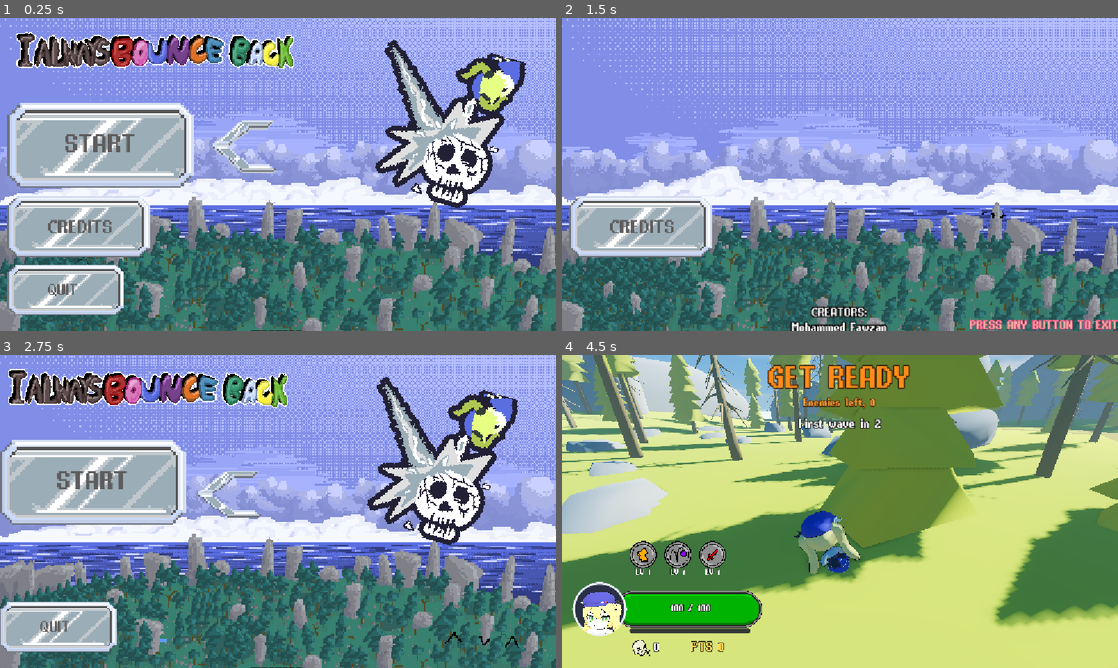
Above: before the commit, frames 1-4 (two rows, left to right).
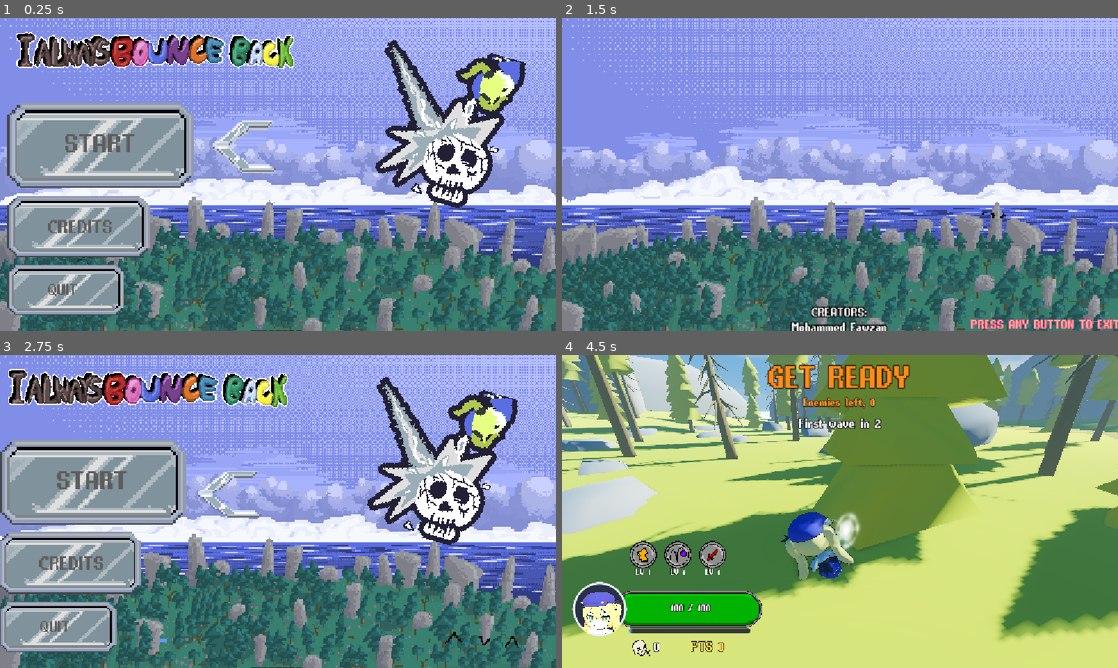
Above: after the commit, the same moments.

Repository: vvvwiwvvv/IAlwaysBounceBack
Game: Godot game, scene res://scenes/menu.tscn
Same seed, same stepped clock (60 frames per second), same inputs: the game is played once before the commit and once after it.
Inputs (mouse positions are in pixels of both pictures, inside the frame that each line leads up to):
- Up to frame 1 (0.25 s): no input
- Up to frame 2 (1.5 s): click "CREDITS" at 0.5 s; move the mouse to (962, 158) at 1.27 s; hold D from 1.28 s (still down); right-click (962, 158) at 1.35 s; click (962, 158) at 1.42 s
- Up to frame 3 (2.75 s): move the mouse to (166, 527) at 2.02 s; release D at 2.03 s; hold S from 2.03 s (still down); click (166, 527) at 2.1 s
- Up to frame 4 (4.5 s): release S at 2.75 s; click "START" at 2.75 s; move the mouse to (851, 505) at 3.52 s; hold W (move_forward) from 3.53 s (still down); tap Ctrl (roll) at 3.6 s; click (851, 505) at 3.67 s; move the mouse to (834, 517) at 4.27 s; tap B at 4.35 s; click (834, 517) at 4.42 s

The runs differ from the first frame. In frame 1, 14% of the frame differs, in the area x 1-35%, y 27-95%; in frame 2, 5.1%; in frame 3, 14%; in frame 4, 17%, in the area x 0-100%, y 0-92%.

Commit message:
various bug fixes

Diff:
--- a/i-always-bounce-back/project.godot
+++ b/i-always-bounce-back/project.godot
@@ -28,12 +28,17 @@
 
 attack={
 "deadzone": 0.2,
-"events": [Object(InputEventMouseButton,"resource_local_to_s …(202 unchanged characters)… ctor2(0, 0),"factor":1.0,"button_index":1,"canceled":false,"pressed":false,"double_click":false,"script":null)
+"events": [Object(InputEventMouseButton,"resource_local_to_s …(202 unchanged characters)… ctor2(0, 0),"factor":1.0,"button_index":2,"canceled":false,"pressed":false,"double_click":false,"script":null)
 ]
 }
 charge={
 "deadzone": 0.2,
-"events": [Object(InputEventMouseButton,"resource_local_to_s …(202 unchanged characters)… ctor2(0, 0),"factor":1.0,"button_index":2,"canceled":false,"pressed":false,"double_click":false,"script":null)
+"events": [Object(InputEventMouseButton,"resource_local_to_s …(202 unchanged characters)… ctor2(0, 0),"factor":1.0,"button_index":1,"canceled":false,"pressed":false,"double_click":false,"script":null)
+]
+}
+special={
+"deadzone": 0.2,
+"events": [Object(InputEventKey,"resource_local_to_scene":false,"resource_name":"","device":-1,"window_id":0,"alt_pressed":false,"shift_pressed":false,"ctrl_pressed":false,"meta_pressed":false,"pressed":false,"keycode":0,"physical_keycode":81,"key_label":0,"unicode":113,"location":0,"echo":false,"script":null)
 ]
 }
 
--- a/i-always-bounce-back/scenes/Charge.gd
+++ b/i-always-bounce-back/scenes/Charge.gd
@@ -1,6 +1,3 @@
-# CODE FOR CAMERA, SOME 3D MODELS SUCH AS BAT, CAMERA CODE: GDquest
-# 3D MODELS: SKETCHFAB
-# BOUNCING BALL / CHARGING AND PARTICLES: Kenny.nl AND GodotAcademy.io
 
 extends Node
 
--- a/i-always-bounce-back/scenes/menu.tscn
+++ b/i-always-bounce-back/scenes/menu.tscn
@@ -528,10 +528,10 @@
 [node name="credithelper" type="Label" parent="." unique_id=1553478586]
 z_index = 3
 layout_mode = 0
-offset_left = 843.0
-offset_top = 652.0
-offset_right = 1222.0
-offset_bottom = 680.0
+offset_left = 846.0
+offset_top = 651.0
+offset_right = 1225.0
+offset_bottom = 679.0
 text = "PRESS ANY BUTTON TO EXIT"
 label_settings = SubResource("LabelSettings_mqypj")
 
@@ -557,9 +557,9 @@
 offset_right = 400.0
 offset_bottom = 342.0
 scale = Vector2(1.0629964, 1.0629964)
-texture_normal = ExtResource("2_13sgg")
+texture_normal = ExtResource("3_v86rl")
 texture_pressed = ExtResource("2_g3eks")
-texture_hover = ExtResource("3_v86rl")
+texture_hover = ExtResource("2_13sgg")
 ignore_texture_size = true
 stretch_mode = 4
 
@@ -584,9 +584,9 @@
 offset_right = 400.00003
 offset_bottom = 678.00006
 scale = Vector2(0.6271879, 0.6271879)
-texture_normal = ExtResource("2_13sgg")
+texture_normal = ExtResource("3_v86rl")
 texture_pressed = ExtResource("2_g3eks")
-texture_hover = ExtResource("3_v86rl")
+texture_hover = ExtResource("2_13sgg")
 ignore_texture_size = true
 stretch_mode = 0
 
@@ -611,9 +611,9 @@
 offset_right = 400.00006
 offset_bottom = 535.0
 scale = Vector2(0.7640537, 0.7640537)
-texture_normal = ExtResource("2_13sgg")
+texture_normal = ExtResource("3_v86rl")
 texture_pressed = ExtResource("2_g3eks")
-texture_hover = ExtResource("3_v86rl")
+texture_hover = ExtResource("2_13sgg")
 ignore_texture_size = true
 stretch_mode = 0
 
@@ -630,7 +630,7 @@
 label_settings = SubResource("LabelSettings_wq7lk")
 
 [node name="icon" type="TextureRect" parent="." unique_id=2110225116]
-z_index = 1
+z_index = 4
 texture_filter = 1
 layout_mode = 0
 offset_left = 785.0
--- a/i-always-bounce-back/scripts/camera_rig.gd
+++ b/i-always-bounce-back/scripts/camera_rig.gd
@@ -1,6 +1,3 @@
-# CODE FOR CAMERA, SOME 3D MODELS SUCH AS BAT, CAMERA CODE: GDquest
-# 3D MODELS: SKETCHFAB
-# BOUNCING BALL / CHARGING AND PARTICLES: Kenny.nl AND GodotAcademy.io
 
 extends Node3D
 
--- a/i-always-bounce-back/scripts/game.gd
+++ b/i-always-bounce-back/scripts/game.gd
@@ -1,6 +1,3 @@
-# CODE FOR CAMERA, SOME 3D MODELS SUCH AS BAT, CAMERA CODE: GDquest
-# 3D MODELS: SKETCHFAB
-# BOUNCING BALL / CHARGING AND PARTICLES: Kenny.nl AND GodotAcademy.io
 
 extends Node
 
--- a/i-always-bounce-back/scripts/menu.gd
+++ b/i-always-bounce-back/scripts/menu.gd
@@ -13,7 +13,7 @@
 @onready var creditplayer = $creditsAnim
 @onready var titleplayer = $titleAnim
 @onready var help = $credithelper
-var incredits = false
+var incredits = 0
 
 func _ready() -> void:
 	rect.color = Color(0, 0, 0, 1)
@@ -47,9 +47,10 @@
 
 var t2: Tween
 func btn_hover(btn: TextureButton, target: Vector2, duration: float = 1.0) -> void:
-	if incredits:
+	if incredits == 1 or incredits == 2:
 		return
-	sound(s1)
+	if target.x < 0:
+		sound(s1)
 	var pos
 	if btn == start:
 		pos = p1 + target
@@ -62,7 +63,9 @@
 	t2.set_ease(Tween.EASE_IN_OUT)
 	t2.tween_property(btn, "position", pos, duration)
 
-const s1 = preload("res://audio/click(3).wav")
+const s1 = preload("res://audio/hover.ogg")
+const s2 = preload("res://audio/confirm.ogg")
+
 func sound(stream: AudioStream) -> void:
 	var player = AudioStreamPlayer.new()
 	player.stream = stream
@@ -78,34 +81,42 @@
 	await tween.finished
 
 func _on_texture_button_pressed() -> void: #start
+	sound(s2)
+	glide_hover($icon, Vector2(415,160), 0.5)
 	await fade(0.5)
 	get_tree().change_scene_to_file("res://scenes/main.tscn")
 
 
 func _on_texture_button_2_pressed() -> void: #quit
-	await fade(0.5)
+	sound(s2)
+	glide_hover($icon, Vector2(415,160), 0.5)
+	await fade(0.75)
+	await get_tree().create_timer(0.75).timeout
 	get_tree().quit()
 
 @onready var moveables: Array[Node]= [$startBtn,$quitBtn,$creditsBtn,$icon,$title,$hoverBtn,]
 func _on_texture_button_3_pressed() -> void: #credits
+	sound(s2)
 	creditplayer.play("move")
 	titleplayer.pause()
-
+	credits.release_focus()
 	glide_to(help, Vector2(0,-30),0.1)
-
+	incredits = 1
 	for child in get_children():
 		if child in moveables:
 			glide_to(child, Vector2(-1500,0),0.75)
 	await get_tree().create_timer(1.0).timeout
-	incredits = true
+	incredits = 2
+
 
 
 
 func _unhandled_input(event: InputEvent) -> void:
 	var key: bool = event is InputEventKey and event.pressed
 	var click: bool = event is InputEventMouseButton and event.pressed
-	if (key or click) and incredits:
-		incredits = false
+	if (key or click) and incredits == 2:
+		sound(s2)
+		incredits = 0
 		creditplayer.stop()
 		glide_to(help, Vector2(0,30),0.1)
 		for child in get_children():
--- a/i-always-bounce-back/scripts/player.gd
+++ b/i-always-bounce-back/scripts/player.gd
@@ -1,7 +1,4 @@
 # ALL CODE WAS DOWNLOADED FROM GDQUEST
-# CODE FOR CAMERA, SOME 3D MODELS SUCH AS BAT, CAMERA CODE: GDquest
-# 3D MODELS: SKETCHFAB
-# BOUNCING BALL / CHARGING AND PARTICLES: Kenny.nl AND GodotAcademy.io
 
 extends CharacterBody3D
 
--- a/i-always-bounce-back/scripts/spirit_ability.gd
+++ b/i-always-bounce-back/scripts/spirit_ability.gd
@@ -1,6 +1,3 @@
-# CODE FOR CAMERA, SOME 3D MODELS SUCH AS BAT, CAMERA CODE: GDquest
-# 3D MODELS: SKETCHFAB
-# BOUNCING BALL / CHARGING AND PARTICLES: Kenny.nl AND GodotAcademy.io
 
 extends Node3D
 
--- a/i-always-bounce-back/scripts/trajectory_preview.gd
+++ b/i-always-bounce-back/scripts/trajectory_preview.gd
@@ -1,6 +1,3 @@
-# CODE FOR CAMERA, SOME 3D MODELS SUCH AS BAT, CAMERA CODE: GDquest
-# 3D MODELS: SKETCHFAB
-# BOUNCING BALL / CHARGING AND PARTICLES: Kenny.nl AND GodotAcademy.io
 
 extends Node3D
 
--- a/i-always-bounce-back/scripts/world.gd
+++ b/i-always-bounce-back/scripts/world.gd
@@ -1,6 +1,3 @@
-# CODE FOR CAMERA, SOME 3D MODELS SUCH AS BAT, CAMERA CODE: GDquest
-# 3D MODELS: SKETCHFAB
-# BOUNCING BALL / CHARGING AND PARTICLES: Kenny.nl AND GodotAcademy.io
 
 extends Node3D
 
Not shown, removed: i-always-bounce-back/audio/click(3).wav.import
Not shown, added: i-always-bounce-back/audio/confirm.ogg.import
Not shown, added: i-always-bounce-back/audio/hover.ogg.import
Binary file removed: i-always-bounce-back/ui/btnHover.png
Binary file added: i-always-bounce-back/ui/inventory.png
Not shown, added: i-always-bounce-back/ui/inventory.png.import
Binary file added: i-always-bounce-back/ui/metal_open/metal1.png
Not shown, added: i-always-bounce-back/ui/metal_open/metal1.png.import
Binary file added: i-always-bounce-back/ui/metal_open/metal10.png
Not shown, added: i-always-bounce-back/ui/metal_open/metal10.png.import
Binary file added: i-always-bounce-back/ui/metal_open/metal11.png
Not shown, added: i-always-bounce-back/ui/metal_open/metal11.png.import
(and 21 more such lines)
